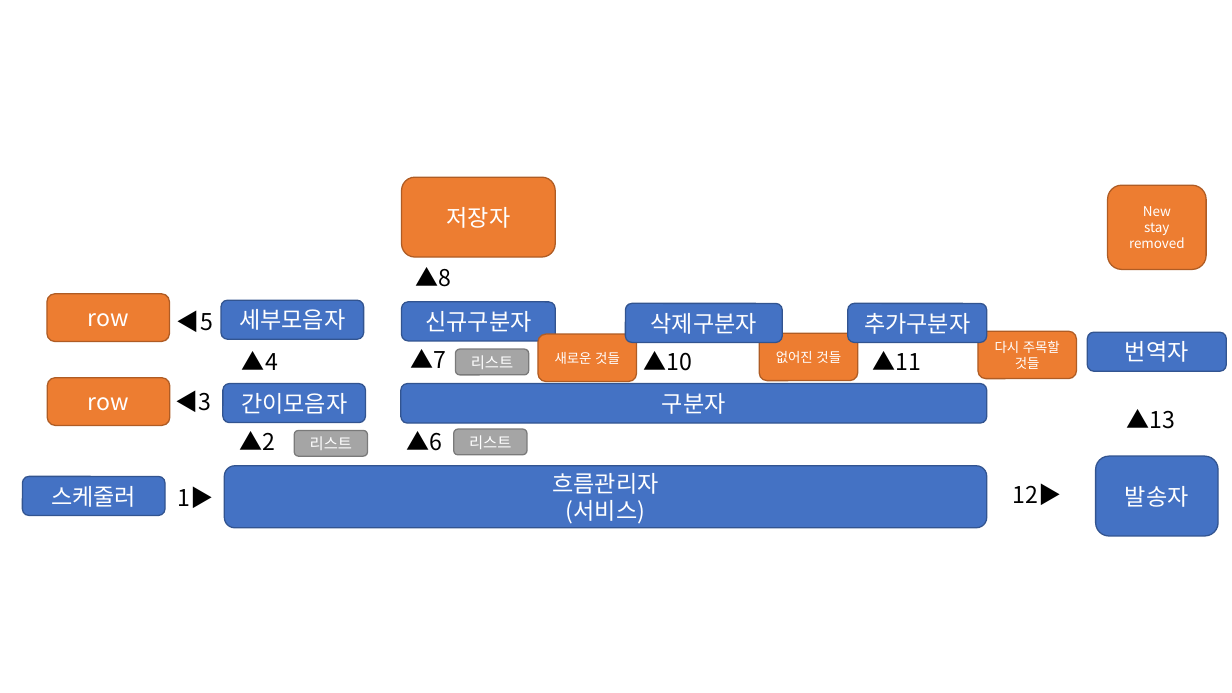
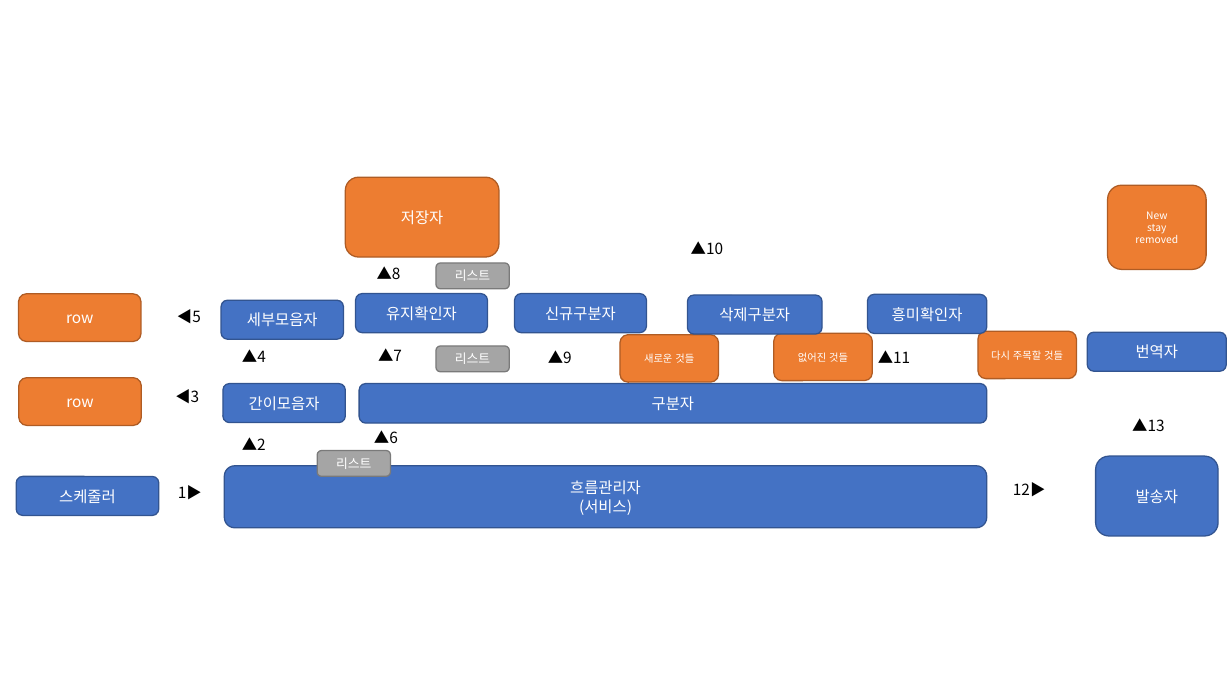
Before and after one commit to MinHyeok90/crawling, a slide deck: slide 1 of doc/flow.pptx. Drawn at 1232x693 pixels with LibreOffice and Linux fonts; fonts in the diff are those of the drawing. Boxes give left, top, right and bottom in pixels: in the first picture for what was removed or moved away, otherwise in the second. Text is boxed around its words. In the diff, an @@ line names an element or a change of style, - is before the commit and + after.

Commit message:
update doc

```diff
--- a/doc/flow.pptx
+++ b/doc/flow.pptx
@@ rounded rectangle "저장자": place and size @@
-rounded rectangle "저장자" at <box>402,177,555,257</box>
+rounded rectangle "저장자" at <box>346,177,499,257</box>
@@ size 18 to 12 pt in 24 elements at <box>1096,457,1219,536</box>, <box>225,466,987,528</box>, <box>1088,333,1226,372</box>, <box>17,477,159,516</box>, <box>360,384,987,423</box>, <box>18,378,141,426</box>, <box>18,294,141,342</box>, <box>223,384,345,422</box>, <box>221,300,343,339</box>, <box>346,177,499,257</box>, <box>242,437,266,450</box>, <box>878,350,910,363</box>, <box>177,309,201,323</box>, <box>178,485,202,499</box>, <box>175,389,199,403</box>, <box>242,349,266,362</box>, <box>1132,418,1164,431</box>, <box>1013,482,1045,496</box>, <box>688,295,823,334</box>, <box>374,430,398,443</box>, <box>378,348,402,361</box>, <box>377,266,401,279</box>, <box>515,294,647,333</box>, <box>691,241,723,254</box> @@
@@ text "▲10": place and size @@
-text "▲10" at <box>643,351,692,371</box>
+text "▲10" at <box>691,241,723,254</box>
@@ text "▲8": place and size @@
-text "▲8" at <box>415,267,451,287</box>
+text "▲8" at <box>377,266,401,279</box>
@@ size 12 to 10 pt in 3 elements at <box>317,451,390,477</box>, <box>436,346,509,372</box>, <box>436,263,509,289</box> @@
@@ rounded rectangle "리스트": place and size @@
-rounded rectangle "리스트" at <box>456,349,529,375</box>
+rounded rectangle "리스트" at <box>436,263,509,289</box>
@@ rounded rectangle "row": place and size @@
-rounded rectangle "row" at <box>47,294,170,342</box>
+rounded rectangle "row" at <box>18,294,141,342</box>
@@ rounded rectangle added at <box>356,294,488,333</box>, fill #4472C4, outline #325491 1 pt, 12 pt, text #FFFFFF @@
+유지확인자
@@ rounded rectangle "신규구분자": place and size @@
-rounded rectangle "신규구분자" at <box>402,302,555,341</box>
+rounded rectangle "신규구분자" at <box>515,294,647,333</box>
@@ rounded rectangle "삭제구분자": place and size @@
-rounded rectangle "삭제구분자" at <box>626,303,783,342</box>
+rounded rectangle "삭제구분자" at <box>688,295,823,334</box>
@@ rounded rectangle "흥미확인자": place and size @@
-rounded rectangle "흥미확인자" at <box>848,303,987,342</box>
+rounded rectangle "흥미확인자" at <box>868,295,987,334</box>
@@ rounded rectangle "세부모음자": place and size @@
-rounded rectangle "세부모음자" at <box>221,300,363,339</box>
+rounded rectangle "세부모음자" at <box>221,300,343,339</box>
@@ text in rounded rectangle at <box>892,307,963,321</box>: text changed; size 18 to 12 pt @@
-추가구분자
+흥미확인자
@@ text "▲7": place and size @@
-text "▲7" at <box>411,349,447,368</box>
+text "▲7" at <box>378,348,402,361</box>
@@ rounded rectangle "리스트": place and size @@
-rounded rectangle "리스트" at <box>454,429,527,455</box>
+rounded rectangle "리스트" at <box>436,346,509,372</box>
@@ text added at <box>548,350,572,363</box>, 12 pt, text #000000 @@
+▲9
@@ size 10.5 to 8 pt in 4 elements at <box>978,331,1077,378</box>, <box>1108,185,1207,269</box>, <box>774,334,872,381</box>, <box>620,335,719,382</box> @@
@@ rounded rectangle "새로운 것들": place and size @@
-rounded rectangle "새로운 것들" at <box>538,335,637,382</box>
+rounded rectangle "새로운 것들" at <box>620,335,719,382</box>
@@ rounded rectangle "없어진 것들": place and size @@
-rounded rectangle "없어진 것들" at <box>760,334,859,381</box>
+rounded rectangle "없어진 것들" at <box>774,334,872,381</box>
@@ rounded rectangle "row": place and size @@
-rounded rectangle "row" at <box>47,378,170,426</box>
+rounded rectangle "row" at <box>18,378,141,426</box>
@@ rounded rectangle "간이모음자": place and size @@
-rounded rectangle "간이모음자" at <box>223,384,365,422</box>
+rounded rectangle "간이모음자" at <box>223,384,345,422</box>
@@ rounded rectangle "구분자": place and size @@
-rounded rectangle "구분자" at <box>401,384,987,423</box>
+rounded rectangle "구분자" at <box>360,384,987,423</box>
@@ text "▲13": place and size @@
-text "▲13" at <box>1126,409,1175,429</box>
+text "▲13" at <box>1132,418,1164,431</box>
@@ text "▲6": place and size @@
-text "▲6" at <box>407,431,443,451</box>
+text "▲6" at <box>374,430,398,443</box>
@@ rounded rectangle "스케줄러": place and size @@
-rounded rectangle "스케줄러" at <box>22,477,165,516</box>
+rounded rectangle "스케줄러" at <box>17,477,159,516</box>
@@ rounded rectangle "리스트": place and size @@
-rounded rectangle "리스트" at <box>294,431,367,457</box>
+rounded rectangle "리스트" at <box>317,451,390,477</box>
```
